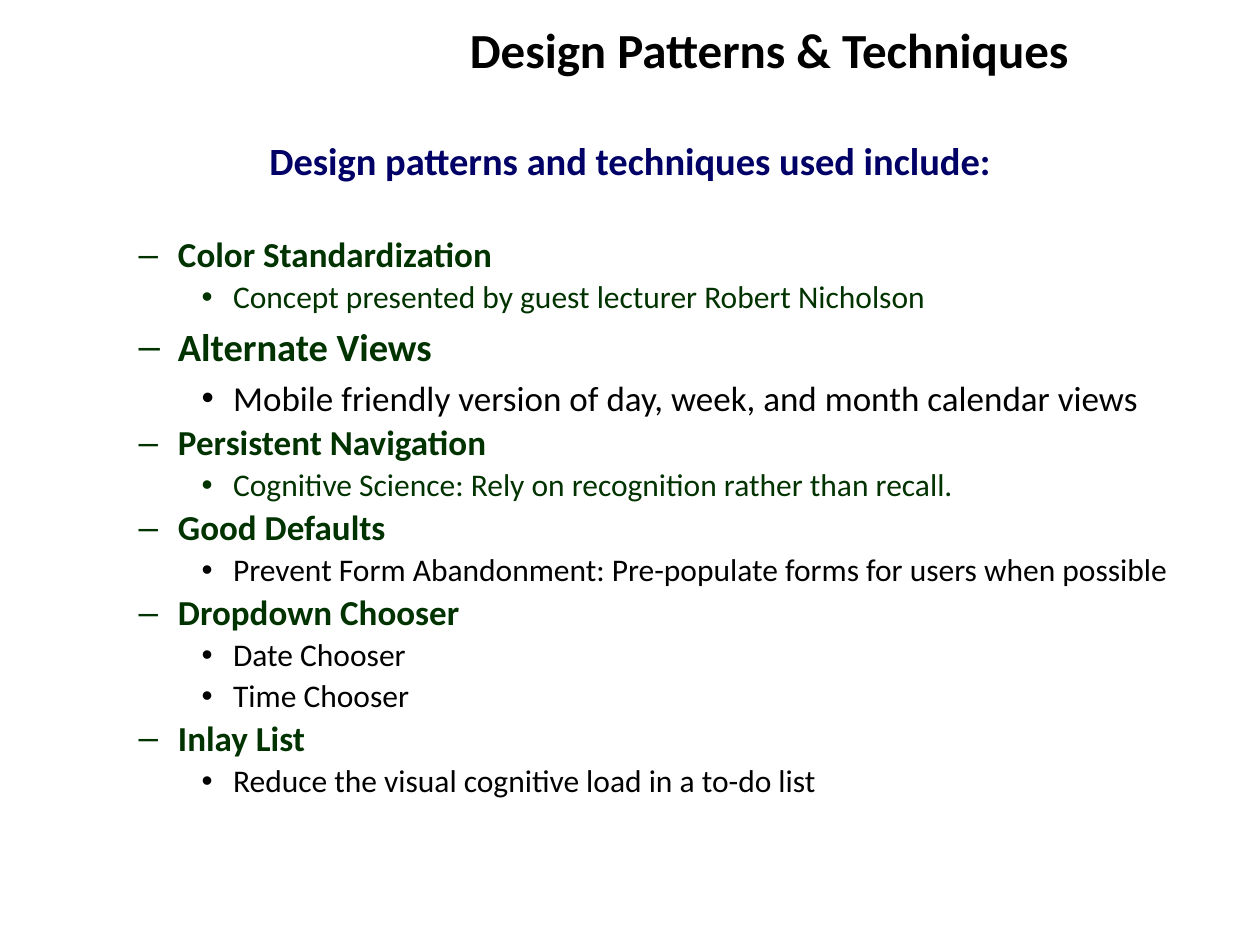
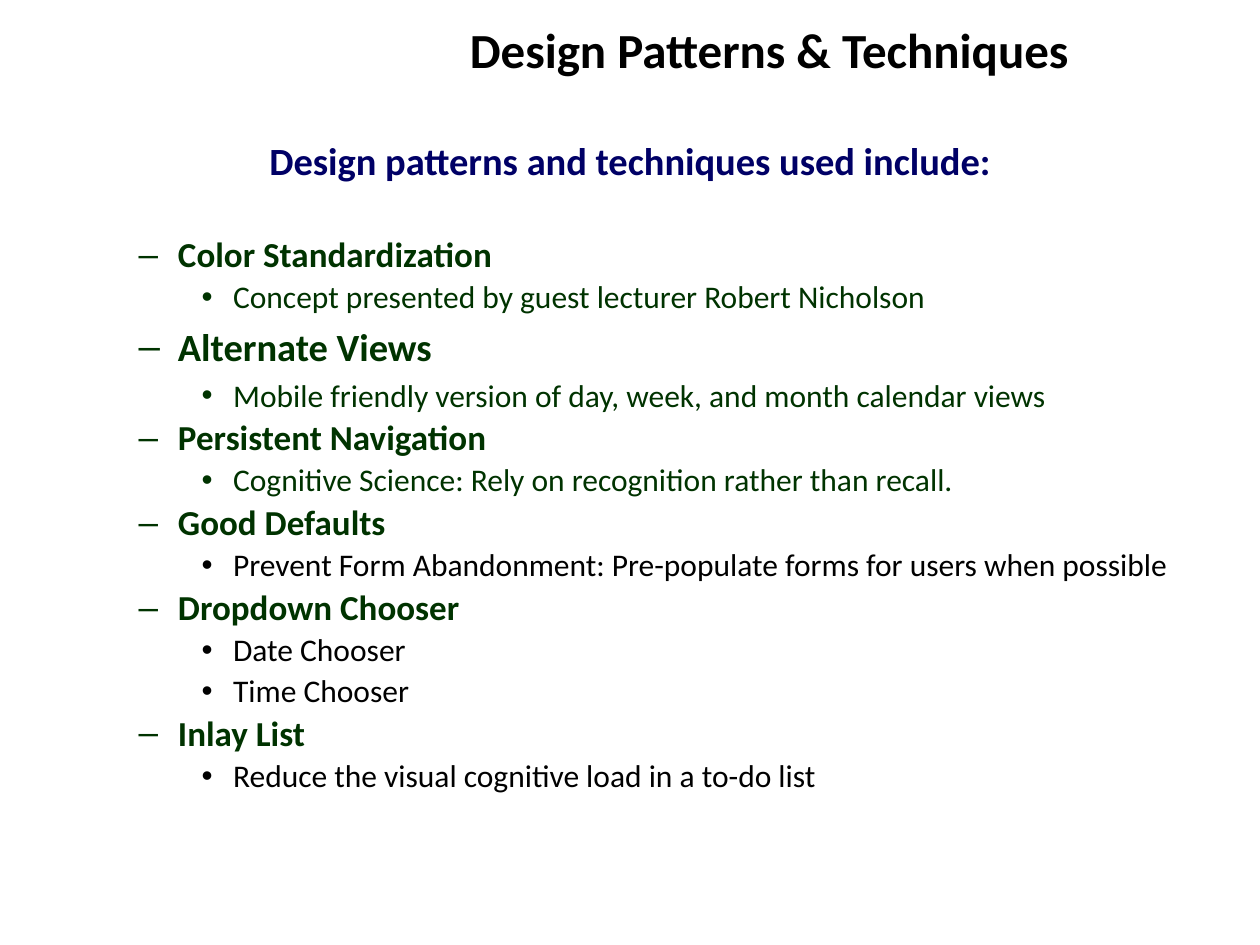
Before and after one commit to ZaydH/CS235, a slide deck: slide 4 of Assignment #4 - iOS Prototype/CS235 - Assignment #4 - Mobile Prototype.pptx. Drawn at 1260x945 pixels with LibreOffice and Linux fonts; fonts in the diff are those of the drawing; background and template pictures are left out. Boxes give left, top, right and bottom in pixels: in the first picture for what was removed or moved away, otherwise in the second. Text is boxed around its words. In the diff, an @@ line names an element or a change of style, - is before the commit and + after.

```diff
--- a/Assignment #4 - iOS Prototype/CS235 - Assignment #4 - Mobile Prototype.pptx
+++ b/Assignment #4 - iOS Prototype/CS235 - Assignment #4 - Mobile Prototype.pptx
@@ text at (233, 385, 1046, 412): size 20 to 18 pt, text colour #000000 to #003300 in "Mobile friendly version of day, week, and ..." @@
```
Also in this commit, not shown: 1 other slide changed.
